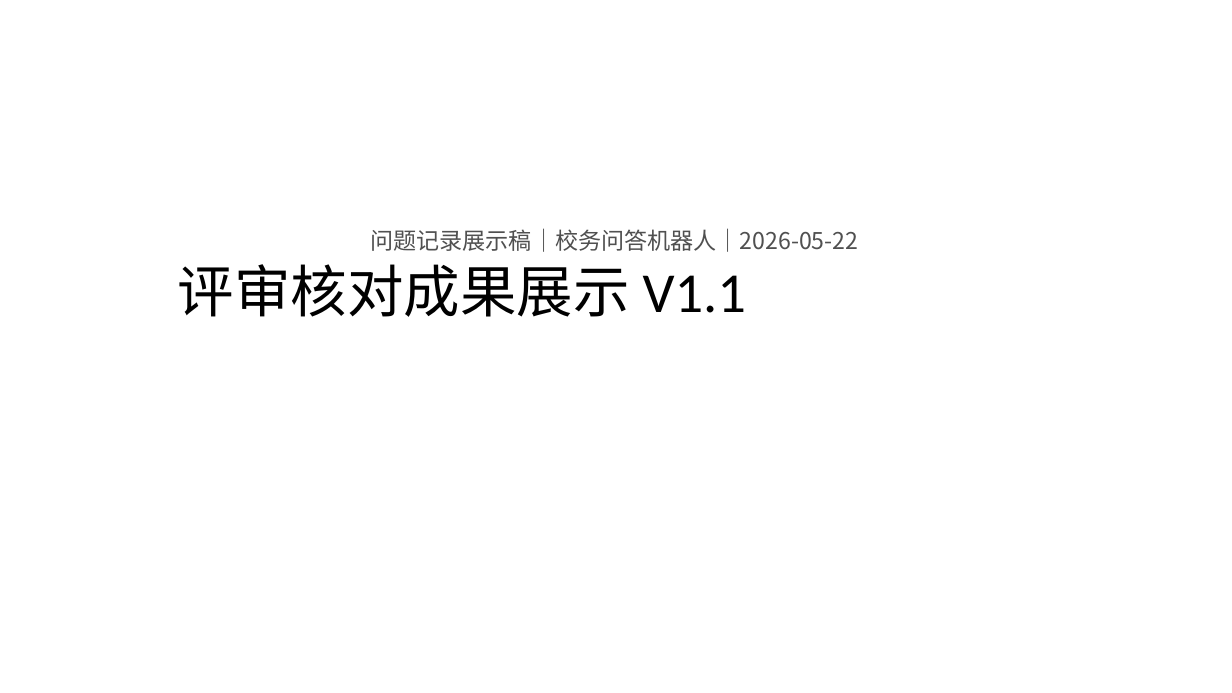
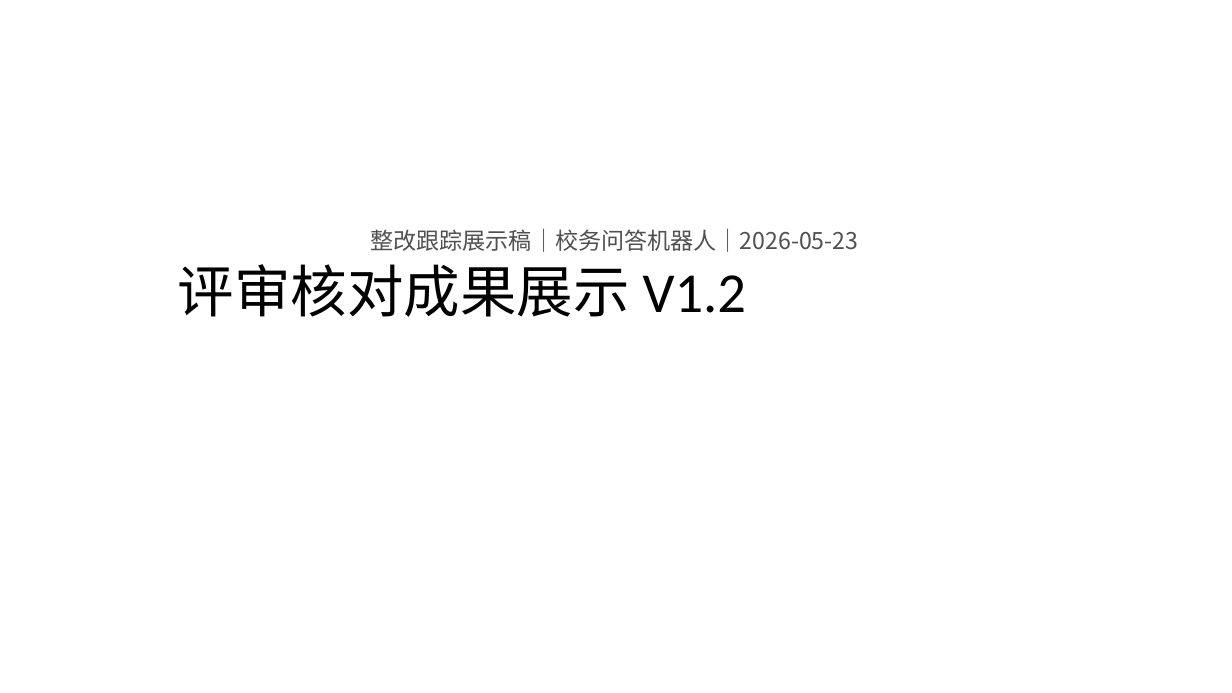
Before and after one commit to yzy1232/docs, a slide deck: slide 1 of 12-评审与基线/评审核对成果展示.pptx. Drawn at 1232x693 pixels with LibreOffice and Linux fonts; fonts in the diff are those of the drawing. Boxes give left, top, right and bottom in pixels: in the first picture for what was removed or moved away, otherwise in the second. Text is boxed around its words. In the diff, an @@ line names an element or a change of style, - is before the commit and + after.

Commit message:
docs(review): 跟踪整改并完善基线候选稿

```diff
--- a/12-评审与基线/评审核对成果展示.pptx
+++ b/12-评审与基线/评审核对成果展示.pptx
@@ text at [370,228,858,252]: text changed @@
-问题记录展示稿｜校务问答机器人｜2026-05-22
+整改跟踪展示稿｜校务问答机器人｜2026-05-23
@@ title at [178,264,746,317]: text changed @@
-评审核对成果展示 V1.1
+评审核对成果展示 V1.2
```
Also in this commit, not shown: 2 other slides changed, 1 slide added, 1 slide removed, 4 other files.
